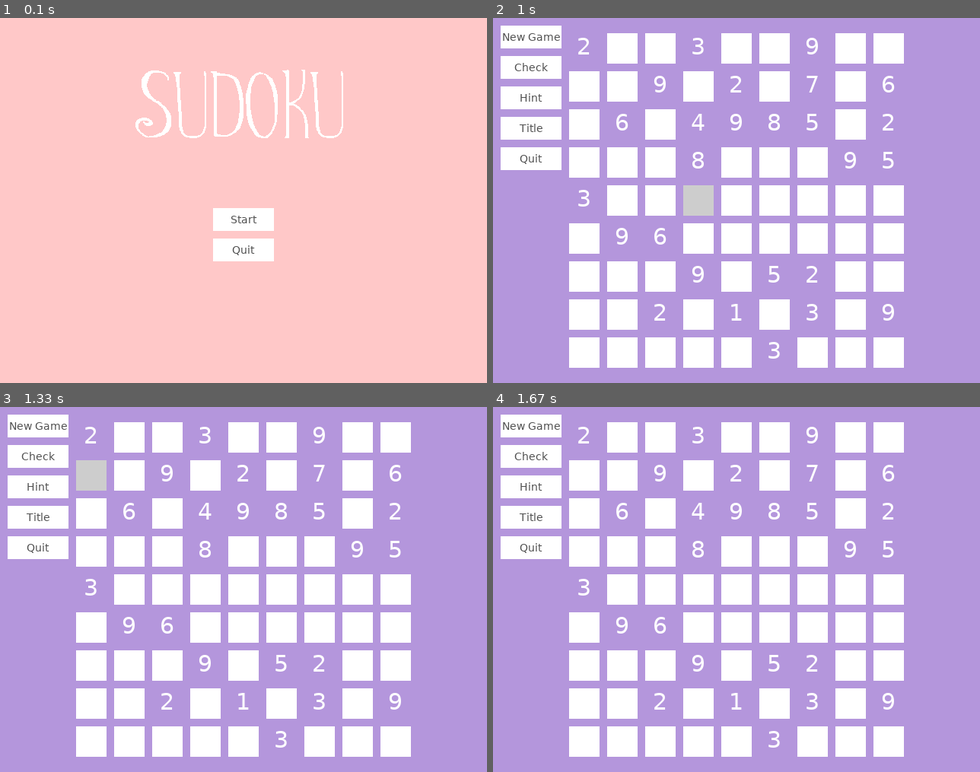
Above: before the commit, frames 1-4 (two rows, left to right).
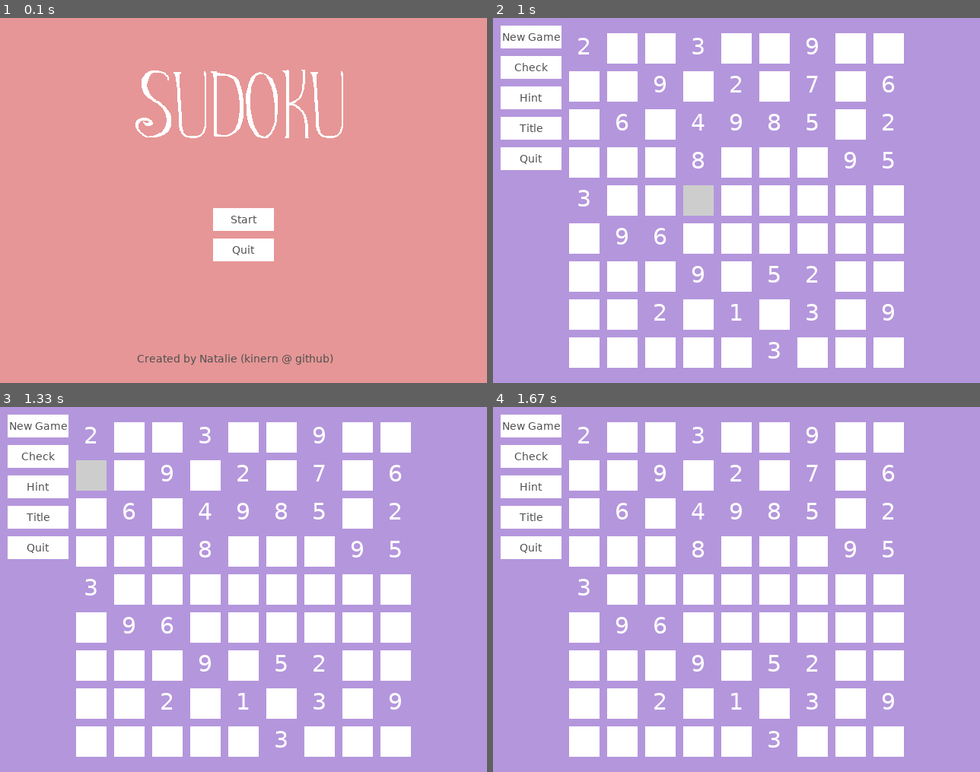
Above: after the commit, the same moments.

Repository: kinern/sudoku-pygame
Game: pygame game, started from main.py
Same seed, same stepped clock (60 frames per second), same inputs: the game is played once before the commit and once after it.
Inputs (mouse positions are in pixels of both pictures, inside the frame that each line leads up to):
- Up to frame 1 (0.1 s): no input
- Up to frame 2 (1 s): press the mouse at (736, 218) at 0.37 s; move the mouse to (726, 160) at 0.47 s; release the mouse at (717, 101) at 0.6 s; click (697, 185) at 0.72 s
- Up to frame 3 (1.33 s): click (82, 461) at 1.12 s
- Up to frame 4 (1.67 s): click (770, 505) at 1.5 s

The runs differ from the first frame. In frame 1, 97% of the frame differs, in the area x 0-100%, y 0-100%; in frame 2, nothing differs; in frame 3, nothing differs; in frame 4, nothing differs.

Commit message:
Removing print, adding footer credits to title screen.

Diff:
--- a/main.py
+++ b/main.py
@@ -162,9 +162,11 @@
 
     titleImage = pygame.image.load("sudoku-title.png").convert_alpha()
 
+    footerFont = pygame.font.SysFont("Verdana", 14)
+    footerText = footerFont.render("Created by Natalie (kinern @ github)", 1, pygame.Color(80,80,80))
+
     while True:
         if (localGameState != GameState.TITLE):
-            print(localGameState)
             return localGameState
 
         #Handle Title Screen Events
@@ -174,12 +176,12 @@
             if event.type == pygame.MOUSEBUTTONDOWN:
                 if pygame.mouse.get_pressed()[0]:
                     for button in buttons:
-                        print("click event")
                         button.click(event)
 
         #Render Title Screen
-        screen.fill((255,200,200))
+        screen.fill((230,150,150))
         screen.blit(titleImage, pygame.rect.Rect(int(640/2)-int(305/2),60, 305, 102))
+        screen.blit(footerText, (int(640/2)-140, 440))
         for button in buttons:
             screen.blit(button.surface, (button.x, button.y))
         pygame.display.flip()
@@ -500,12 +502,10 @@
 
     running = True
     while running:
+        clock.tick(60)
         for event in pygame.event.get():
             if event.type == pygame.QUIT:
                 gameState = GameState.QUIT
-        if (gameState  != GameState.TITLE):
-            print("changed")
-        clock.tick(60)
         if gameState == GameState.TITLE:
             gameState = titleScreen(screen)
         if gameState == GameState.NEWGAME:
